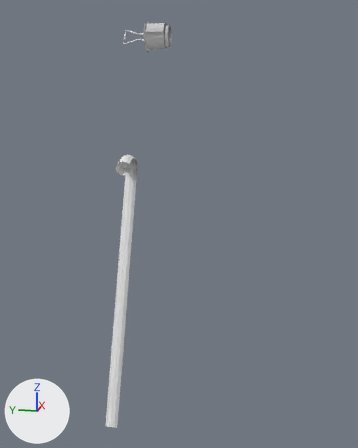
Renders of the OBJ model DarkChaos-Dev/gameitems/Primitive.LM_L_LC1_Parts.obj from each side of a commit.
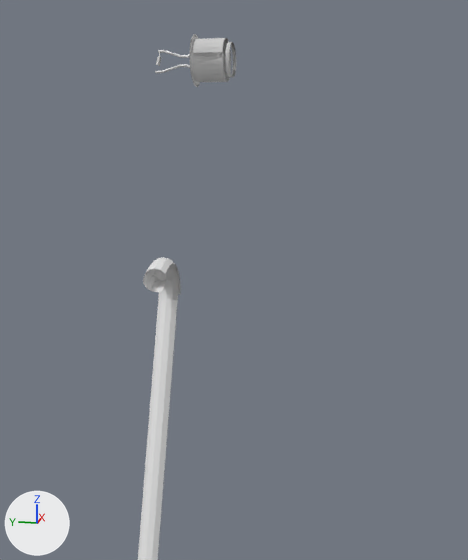
Each version is shown whole from a 50 mm lens placed at (-603.0, -234.0, 628.0), pointed at (-257.0, -165.0, 542.0), then close up on the part from 8% to 87% of the width and 0% to 75% of the height. Every picture has the same lights, and +X, +Y and +Z are marked at lower left. Where no turn or scale is listed for an object, it has been applied to the vertices. Vertices at the same position are counted once.

Objects in the first close-up: 'LM_L_LC1_Parts'.
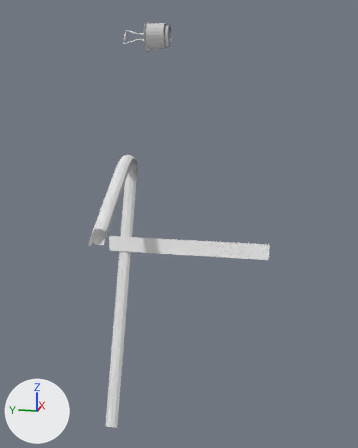
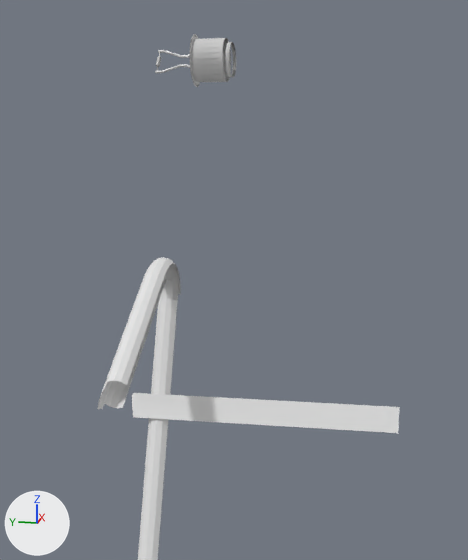
What differs and where, as boxes (x1, y1, x2, y2) in the close-ups (468 x 560 px):
'LM_L_LC1_Parts', reshaped: before (138, 34, 236, 560); after (98, 34, 400, 560)
part 1 of me_lm_l_lc1_parts, added: after (132, 393, 400, 433)
part 2 of me_lm_l_lc1_parts, built on: before (155, 63, 161, 73); after (98, 52, 222, 409)

The change, as a list of edits to the scene's bpy script:
```text
Change me_lm_l_lc1_parts:
    used by ob_lm_l_lc1_parts; location = (0.0, 0.0, 0.0)
    remove me_lm_l_lc1_parts.from_pydata(...)  # 641 vertices, 1018 faces; spans x -291.0..-214.0, y -163.0..-113.0, z 385.0..678.0
    add me_lm_l_lc1_parts.from_pydata(...)  # 700 vertices, 1133 faces; spans x -304.0..-214.0, y -230.0..-105.0, z 385.0..678.0
    me_lm_l_lc1_parts part 1: a new loose piece of 14 vertices spanning x -246.0..-241.0, y -230.0..-105.0, z 515.0..526.0
    me_lm_l_lc1_parts part 2
    71 faces are deleted
    7 vertices move within x -280.0..-278.0, y -134.0..-133.0, z 665.0..668.0
    45 vertices are added at x -304.0..-245.0, y -149.0..-113.0, z 535.0..669.0
    170 new faces join them
```
